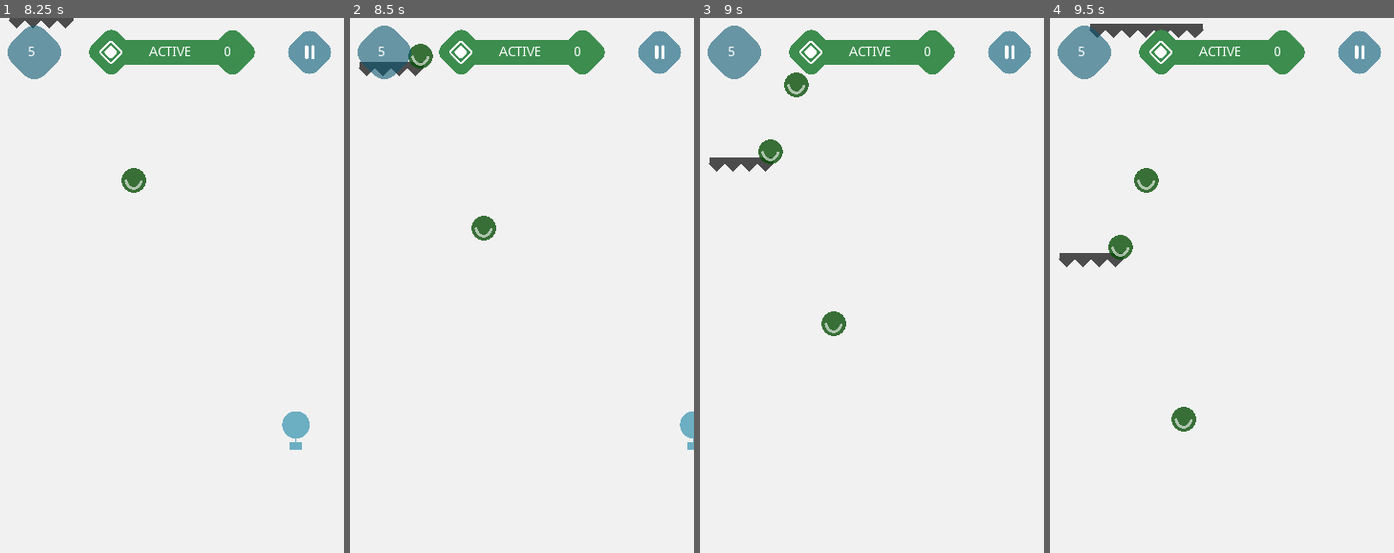
Above: before the commit, frames 1-4 (left to right).
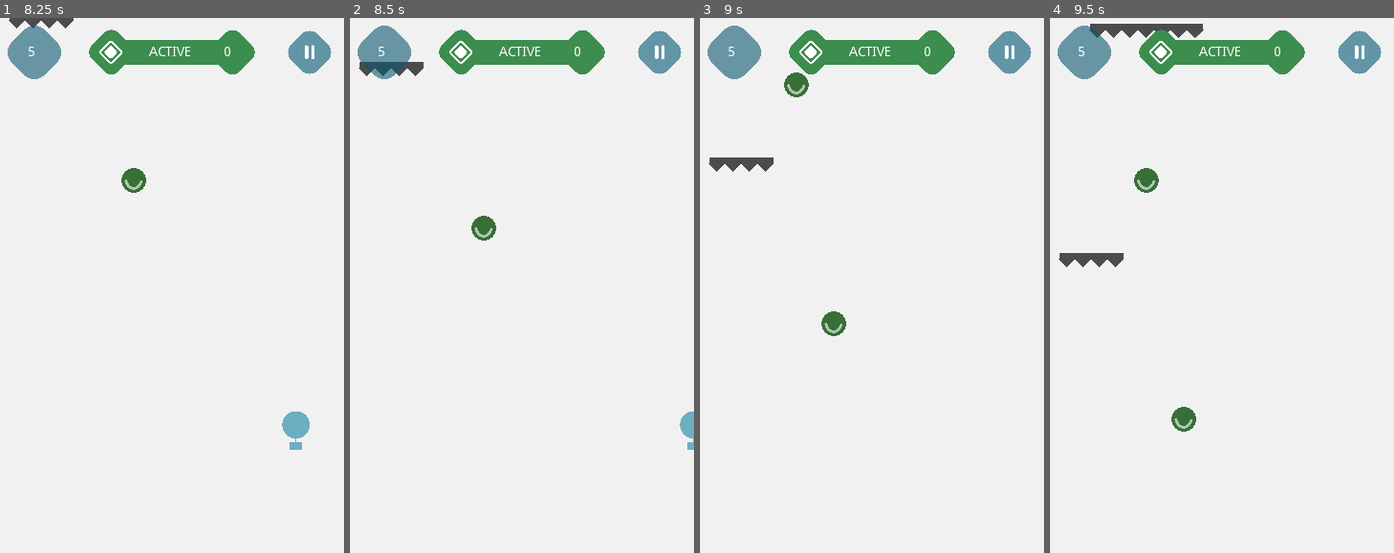
Above: after the commit, the same moments.

Repository: efenstakes/psnn
Game: Godot game, scene res://scenes/PSNN.tscn
Two runs of this game, one before a commit and one after it. Both use one fixed random seed, a clock stepped at 60 frames per second and the inputs below.
Inputs (mouse positions are in pixels of both pictures, inside the frame that each line leads up to):
- Up to frame 1 (8.25 s): tap Enter at 0.5 s; hold Right (ui_right) 0.53-1.28 s; hold Left (ui_left) 1.28-2.03 s; hold Right (ui_right) 2.03-3.53 s; hold Left (ui_left) 3.53-5.75 s; click "New Game" at 5.75 s; click (309, 50) at 6.5 s; tap Space at 7.25 s; hold Right (ui_right) from 7.28 s (still down)
- Up to frame 2 (8.5 s): keep holding Right (ui_right)
- Up to frame 3 (9 s): keep holding Right (ui_right)
- Up to frame 4 (9.5 s): keep holding Right (ui_right)

Frame 1 is identical in both runs. In frame 2, 0.3% of the frame differs, in the area x 16-25%, y 4-10%; in frame 3, 0.3%; in frame 4, 0.3%, in the area x 16-25%, y 40-46%.

Commit message:
free baloon if its colliding with a barrier

Diff:
--- a/scenes/Balloon.tscn
+++ b/scenes/Balloon.tscn
@@ -18,5 +18,6 @@
 
 [node name="VisibilityNotifier2D" type="VisibilityNotifier2D" parent="."]
 
+[connection signal="area_entered" from="." to="." method="_on_Balloon_area_entered"]
 [connection signal="body_entered" from="." to="." method="_on_Balloon_body_entered"]
 [connection signal="screen_exited" from="VisibilityNotifier2D" to="." method="_on_VisibilityNotifier2D_screen_exited"]
--- a/scripts/Balloon.gd
+++ b/scripts/Balloon.gd
@@ -27,3 +27,7 @@
 
 func _on_VisibilityNotifier2D_screen_exited():
 	queue_free()
+
+
+func _on_Balloon_area_entered(area):
+	queue_free()
